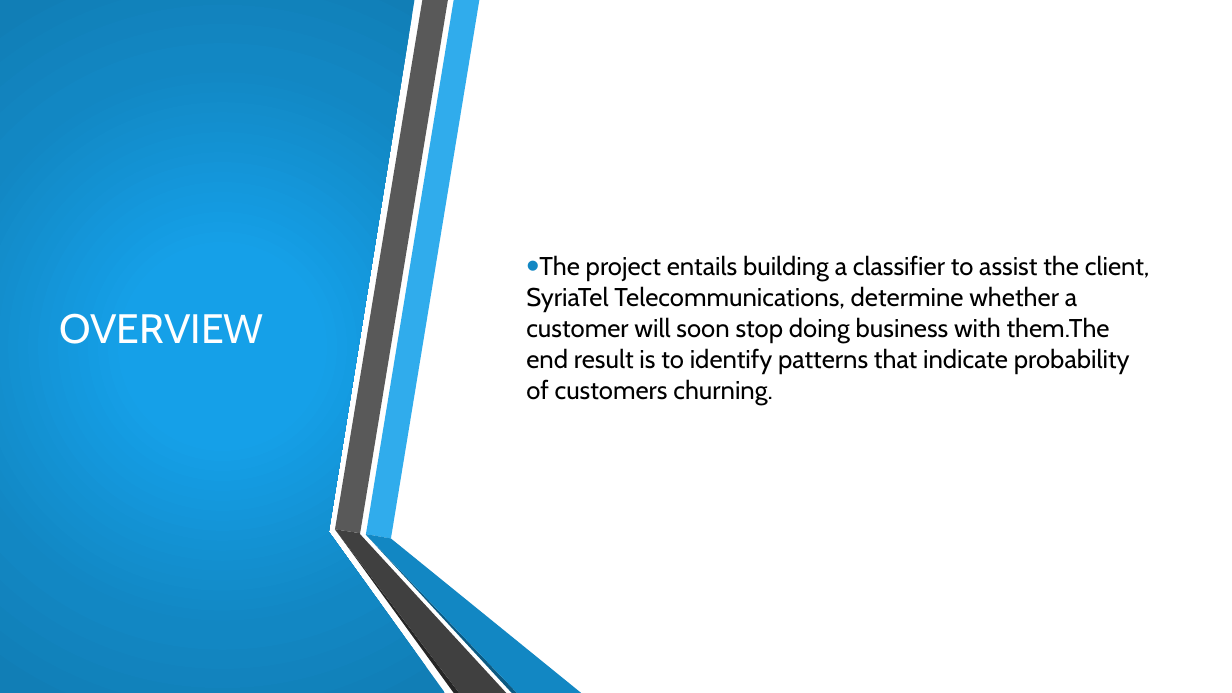
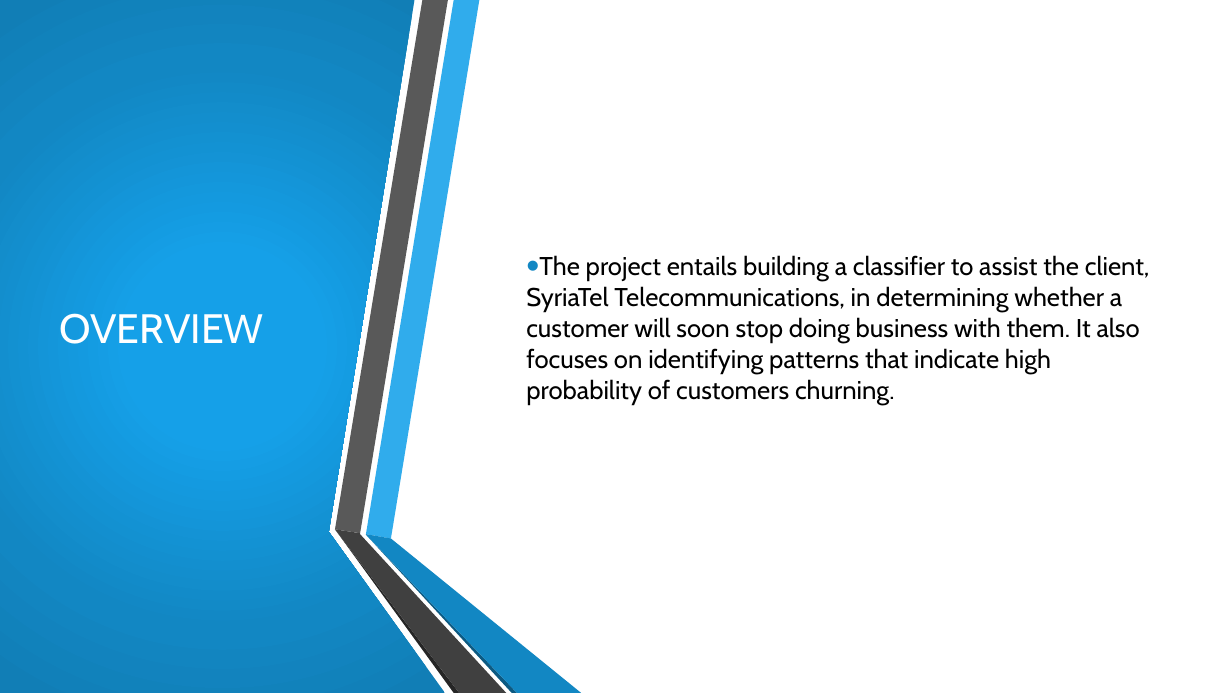
Before and after one commit to Ivet566/PHASE-3-PROJECT, a slide deck: slide 2 of Ivet Buyaki_powerpoint .pptx. Drawn at 1232x693 pixels with LibreOffice and Linux fonts; fonts in the diff are those of the drawing; background and template pictures are left out. Boxes give left, top, right and bottom in pixels: in the first picture for what was removed or moved away, otherwise in the second. Text is boxed around its words. In the diff, an @@ line names an element or a change of style, - is before the commit and + after.

```diff
--- a/Ivet Buyaki_powerpoint .pptx
+++ b/Ivet Buyaki_powerpoint .pptx
@@ text at (526, 255, 1150, 404): text changed @@
-• The project entails building a classifier to assist the client, SyriaTel Telecommunications, determine whether a customer will soon stop doing business with them.The end result is to identify patterns that indicate probability of customers churning.
+• The project entails building a classifier to assist the client, SyriaTel Telecommunications, in determining whether a customer will soon stop doing business with them. It also focuses on identifying patterns that indicate high probability of customers churning.
```
Also in this commit, not shown: 7 other slides changed, 4 other files.
